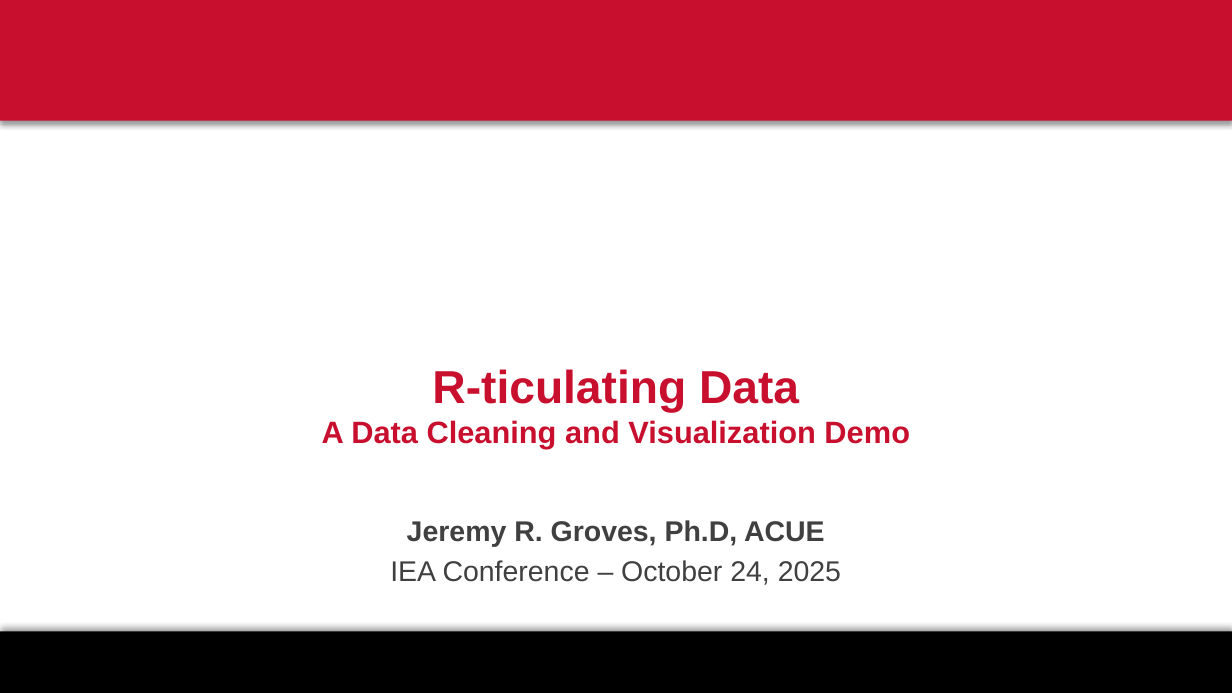
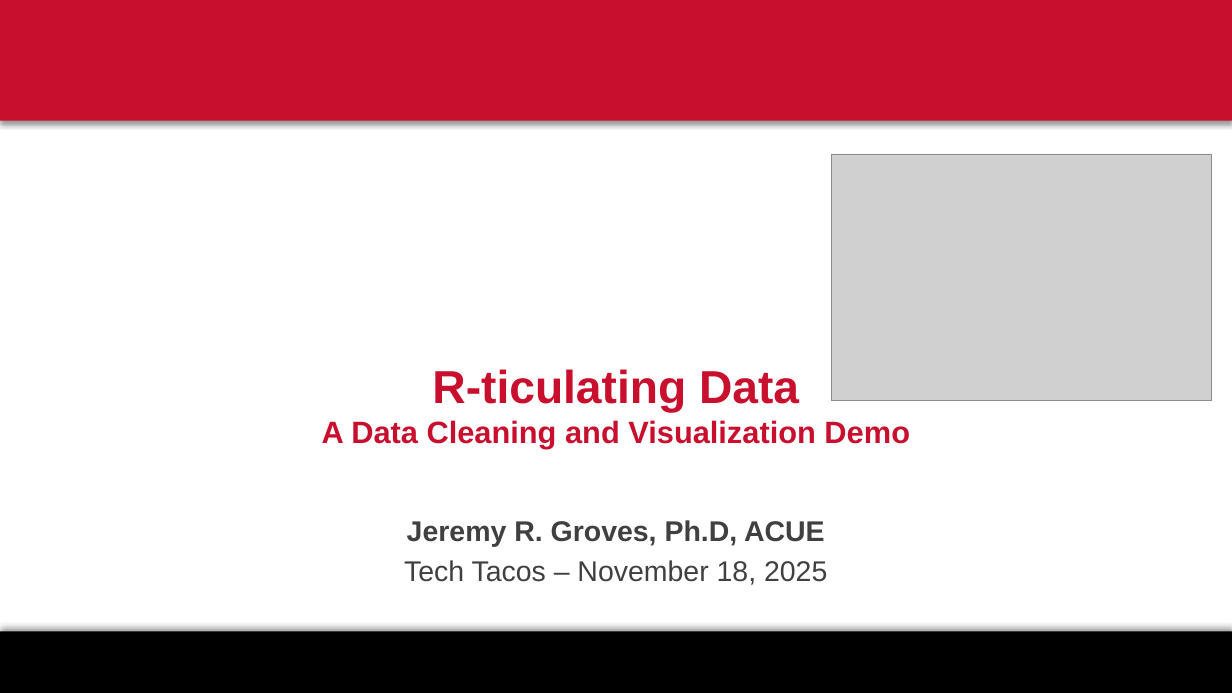
Before and after one commit to jrgroves/Rticulate, a slide deck: slide 1 of IEA Rticulate.pptx. Drawn at 1232x693 pixels with LibreOffice and Linux fonts; fonts in the diff are those of the drawing; grey boxes stand for pictures; background and template pictures are left out. Boxes give left, top, right and bottom in pixels: in the first picture for what was removed or moved away, otherwise in the second. Text is boxed around its words. In the diff, an @@ line names an element or a change of style, - is before the commit and + after.

Commit message:
tech taco

```diff
--- a/IEA Rticulate.pptx
+++ b/IEA Rticulate.pptx
@@ picture added at [832,154,1212,401] @@
@@ subtitle at [404,560,827,585]: text changed @@
-IEA Conference – October 24, 2025
+Tech Tacos – November 18, 2025
```
